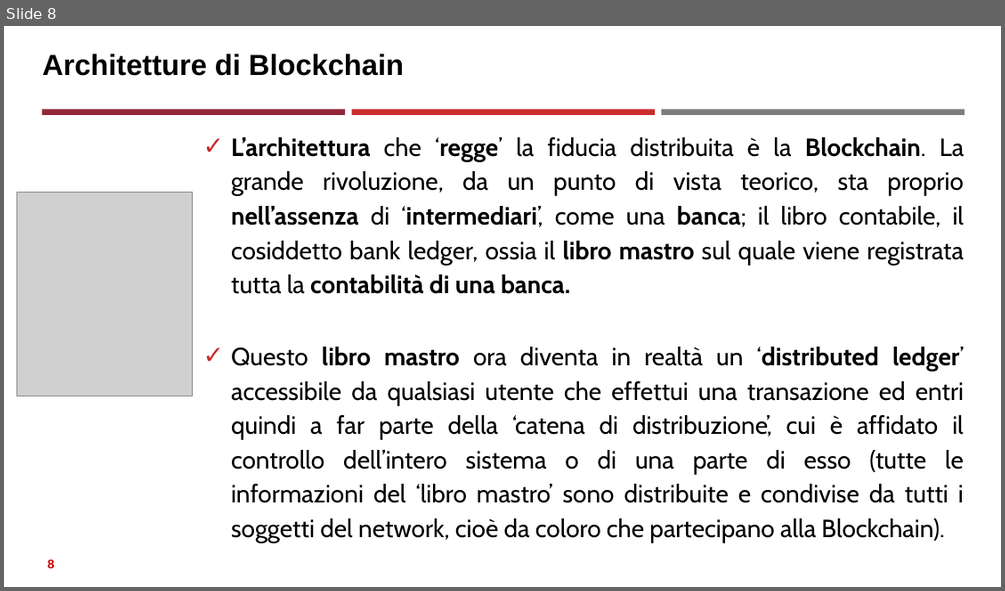
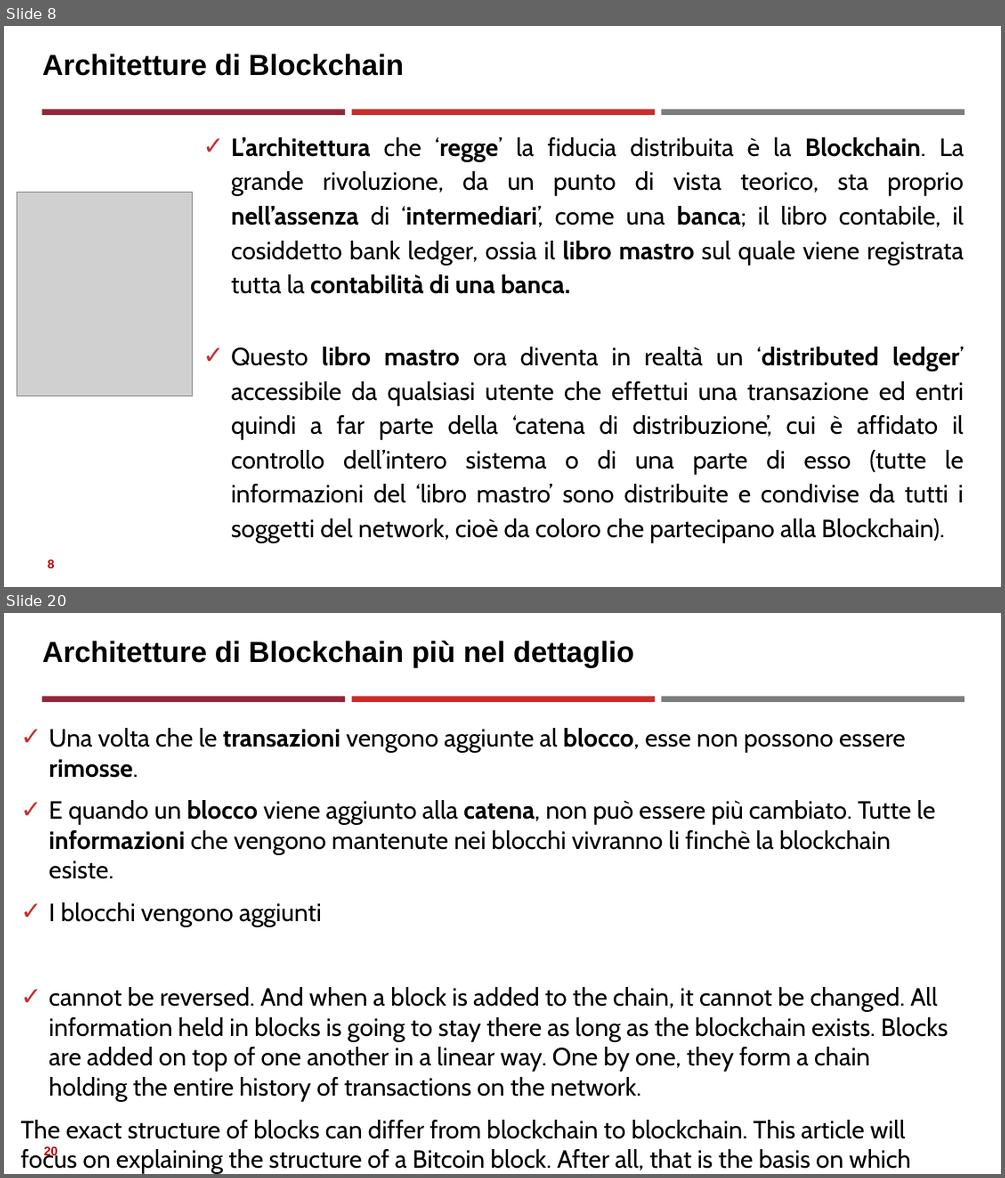
Before and after one commit to neural1977/data_science_interview_material, a slide deck: Assicurazioni/Distributed Ledger Technology_ita.pptx. Shown one above the other, each under a label of ours: slide 8 before the commit, slides 8 and 20 after it; the slides between them are not shown. The pictures are 1005x591 and 1005x1178 pixels, drawn with LibreOffice and Linux fonts; fonts in the diff are those of the drawing; grey boxes stand for pictures. Boxes give left, top, right and bottom in pixels: in the first picture for what was removed or moved away, otherwise in the second. Text is boxed around its words. In the diff, an @@ line names an element or a change of style, - is before the commit and + after.

```diff
--- a/Assicurazioni/Distributed Ledger Technology_ita.pptx
+++ b/Assicurazioni/Distributed Ledger Technology_ita.pptx
@@ slide 20 added at [4,613,1001,1174], background #FFFFFF; not listed: 3 template elements that a slide beside it also shows @@
@@ title added at [42,641,634,667], 28 pt, text #000000, bold @@
+Architetture di Blockchain più nel dettaglio
@@ text added at [21,728,947,1174], 24 pt, text #000000 @@
+✓ Una volta che le transazioni vengono aggiunte al blocco, esse non possono essere rimosse.
+✓ E quando un blocco viene aggiunto alla catena, non può essere più cambiato. Tutte le informazioni che vengono mantenute nei blocchi vivranno li finchè la blockchain esiste.
+✓ I blocchi vengono aggiunti
+✓ cannot be reversed. And when a block is added to the chain, it cannot be changed. All information held in blocks is going to stay there as long as the blockchain exists. Blocks are added on top of one another in a linear way. One by one, they form a chain holding the entire history of transactions on the network.
+The exact structure of blocks can differ from blockchain to blockchain. This article will focus on explaining the structure of a Bitcoin block. After all, that is the basis on which most other blockchains were modelled.
@@ page number added at [44,1145,58,1159], 12 pt, text #C00000, bold @@
+20
```
Also in this commit, not shown: 3 slides changed, 9 other slides added.
